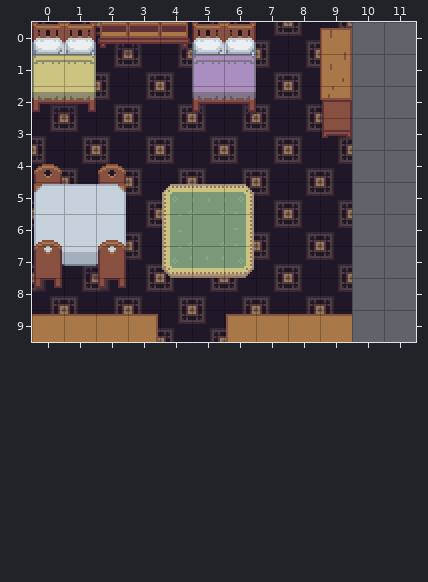
Tiled map (JSON): assets/maps/fauneHouse.json. The picture above is the old version.
Cells are 16x16 px. Shown: x 0..11, y 0..9. The old version is drawn lined up with the new one.
After the commit:
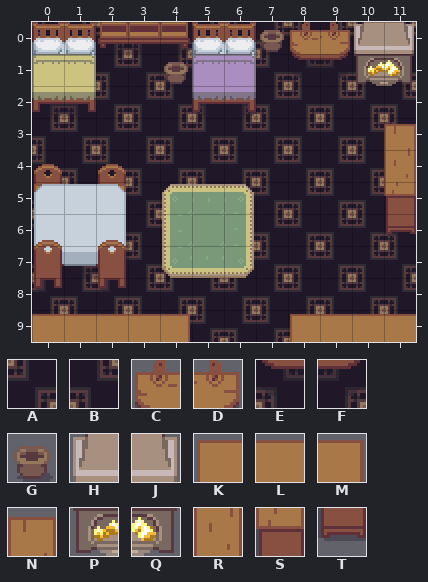
Key: from "Inner": A 165, B 166, C 294, D 296, E 334, F 336, G 450, H 452, J 453, K 480, L 481, M 482, N 487, P 490, Q 491, R 527, S 567, T 607.
_ is an empty cell.
Objects are placed by their top-left corner, in cells (3,4 is the top-left corner of cell 3,4); size is 1x1 cell unless given.
See-through tiles are keyed as they look on the map.
The exact change:
map size 10x10 -> 12x10 cells
Layer "Floor":
The author put tile A in row 0 at x 10; in row 1 at x 11; in row 2 at x 10; in row 3 at x 11; in row 4 at x 10; in row 5 at x 11.
The author put tile A in row 6 at x 10; in row 7 at x 11; in row 8 at x 10; in row 9 at x 11.
The author put tile B in row 0 at x 11; in row 1 at x 10; in row 2 at x 11; in row 3 at x 10; in row 5 at x 10; in row 6 at x 11.
The author put tile B in row 7 at x 10; in row 8 at x 11; in row 9 at x 10.
Layer "Objects":
The author put tile C in row 0 at x 8.
Tile N becomes tile D in row 0 at x 9.
The author put tile E in row 1 at x 8.
Tile R becomes tile F in row 1 at x 9.
The author put tile H in row 0 at x 10.
The author put tile J in row 0 at x 11.
The author put tile N in row 3 at x 11.
The author put tile P in row 1 at x 10.
The author put tile Q in row 1 at x 11.
The author put tile R in row 4 at x 11.
The author put tile S in row 5 at x 11.
The author put tile T in row 6 at x 11.
Tile S is gone in row 2 at x 9.
Tile T is gone in row 3 at x 9.
Layer "ObjectsTop":
Tile L becomes tile K in row 9 at x 8.
Tile M becomes tile L in row 9 at x 3.
The author put tile L in row 9 at x 10 to 11.
The author put tile M in row 9 at x 4.
Tile K is gone in row 9 at x 6.
Tile L is gone in row 9 at x 7.
Layer "Chests" (added):
A new object: G "chest2" at 7,0.
A new object: G "chest1" at 4,1.
Pixel boxes of the changes (left, top, right, bottom) in both pictures:
changed: (226, 22, 416, 342)
added: (164, 62, 188, 86)
changed: (156, 314, 190, 342)
